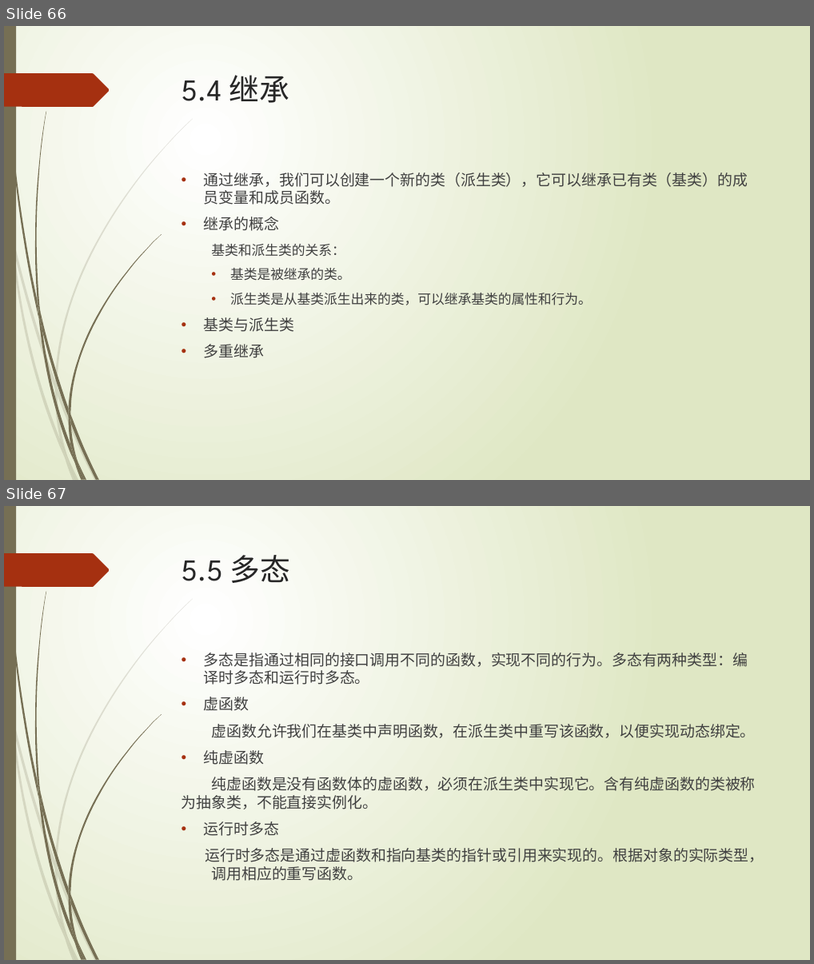
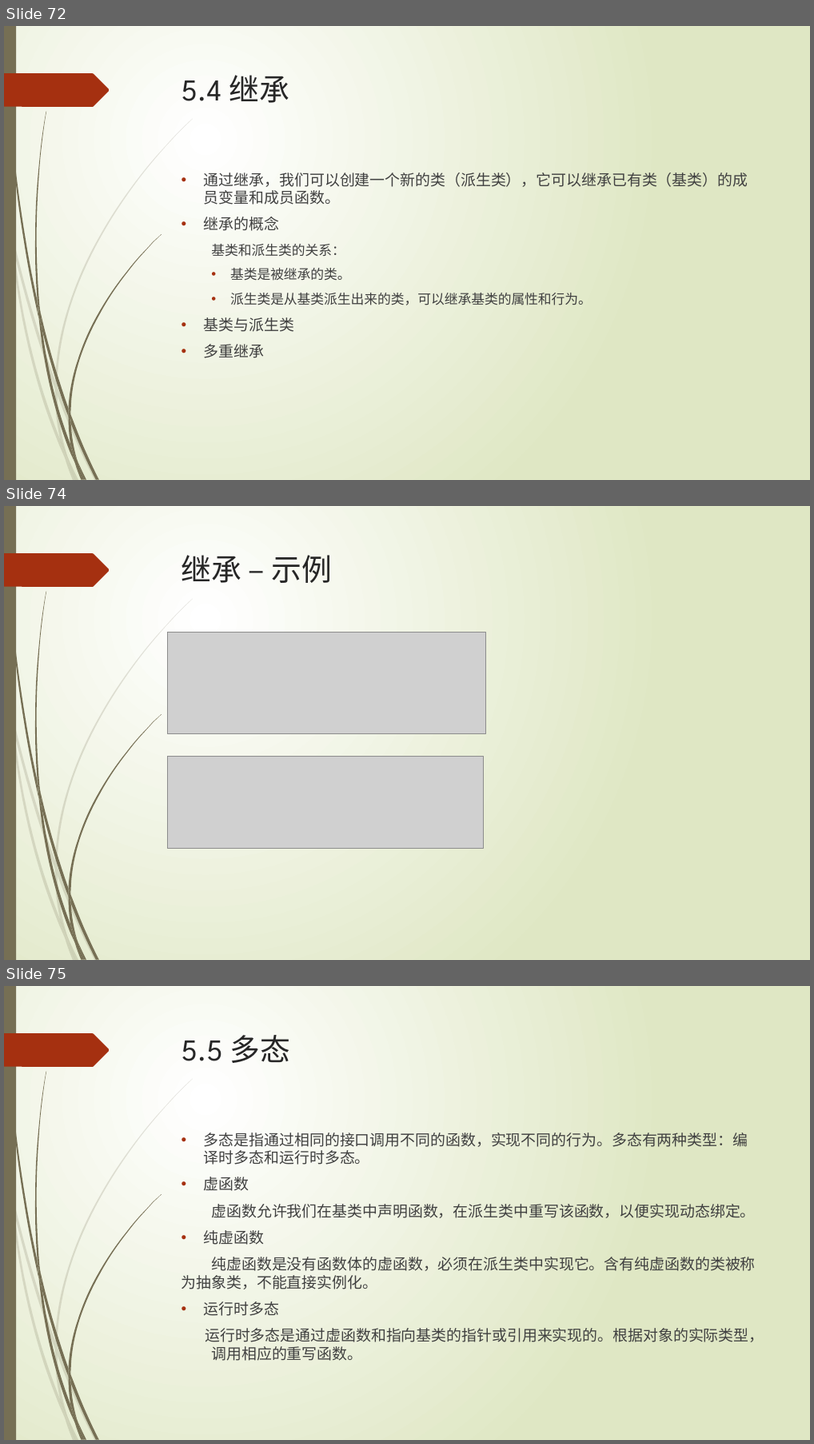
Before and after one commit to liuty2006/learn, a slide deck: learn_cpp/docs/C++语言培训.pptx. Shown one above the other, each under a label of ours: slides 66 and 67 before the commit, slides 72, 74 and 75 after it; the slides between them are not shown. The pictures are 814x964 and 814x1444 pixels, drawn with LibreOffice and Linux fonts; fonts in the diff are those of the drawing; grey boxes stand for pictures. Boxes give left, top, right and bottom in pixels: in the first picture for what was removed or moved away, otherwise in the second. Text is boxed around its words. In the diff, an @@ line names an element or a change of style, - is before the commit and + after.

```diff
--- a/learn_cpp/docs/C++语言培训.pptx
+++ b/learn_cpp/docs/C++语言培训.pptx
@@ slide 74 added at <box>4,506,810,960</box>, background gradient #FFFFFF to #DFE8C4; not listed: 24 template elements that a slide beside it also shows @@
@@ title added at <box>182,555,333,583</box>, 36 pt, text #262626 @@
+继承 – 示例
@@ picture added at <box>168,632,486,733</box> @@
@@ picture added at <box>168,756,484,848</box> @@
@@ what was slide 66 is now slide 72 @@
@@ what was slide 67 is now slide 75 @@
```
Also in this commit, not shown: 1 slide changed, 8 other slides added, 1 other file.
